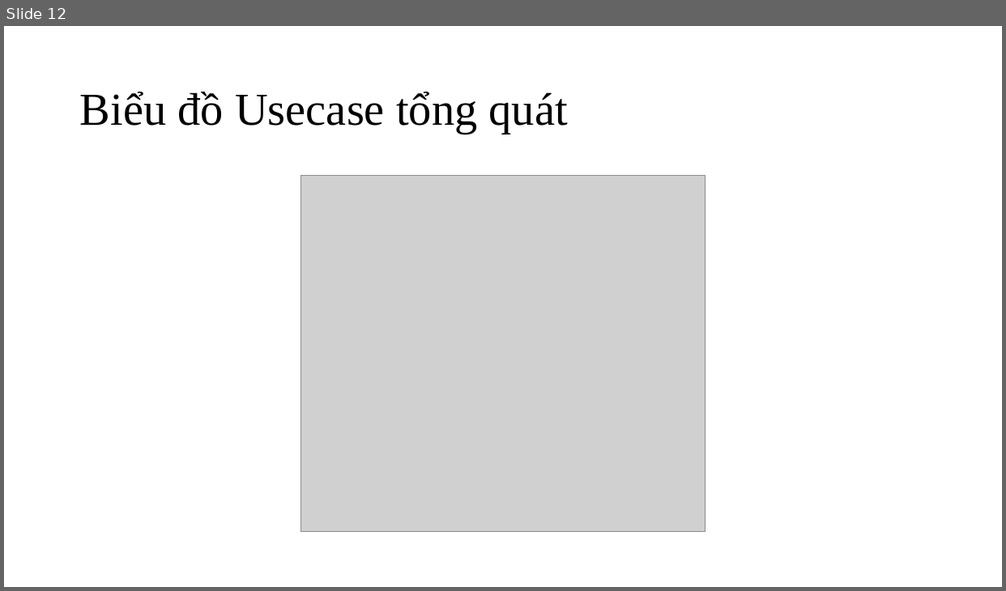
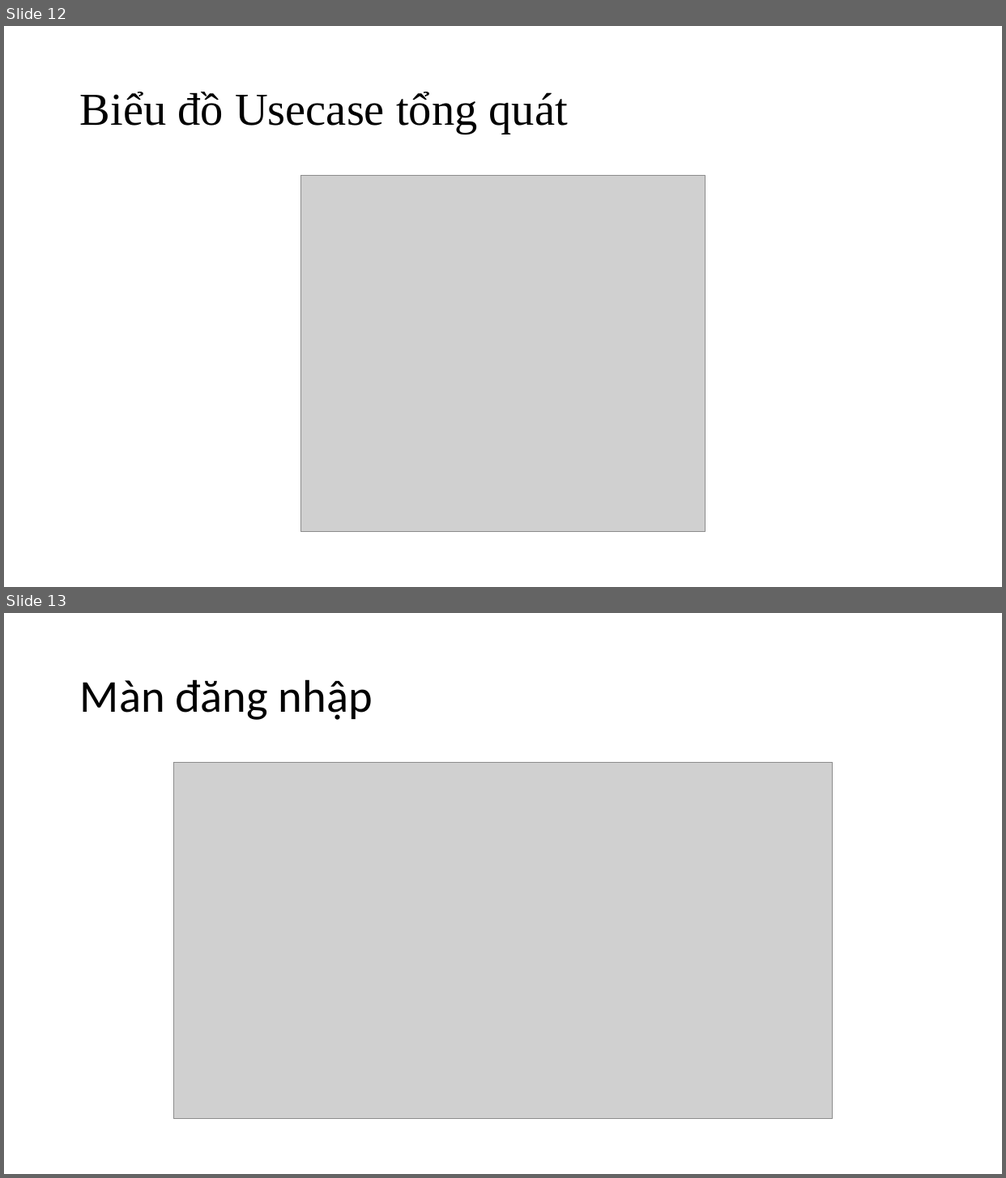
Before and after one commit to HauTrann/Graduation-Project, a slide deck: ProjectDocuments/week1/BaoCaoTuan1.pptx. Shown one above the other, each under a label of ours: slide 12 before the commit, slides 12 and 13 after it. The pictures are 1006x591 and 1006x1178 pixels, drawn with LibreOffice and Linux fonts; fonts in the diff are those of the drawing; grey boxes stand for pictures. Boxes give left, top, right and bottom in pixels: in the first picture for what was removed or moved away, otherwise in the second. Text is boxed around its words. In the diff, an @@ line names an element or a change of style, - is before the commit and + after.

```diff
--- a/ProjectDocuments/week1/BaoCaoTuan1.pptx
+++ b/ProjectDocuments/week1/BaoCaoTuan1.pptx
@@ slide 13 added at bbox=[4, 613, 1002, 1174], background #FFFFFF @@
@@ title added at bbox=[80, 679, 373, 720], 44 pt, text #000000 @@
+Màn đăng nhập
@@ picture added at bbox=[173, 763, 833, 1119] @@
```
Also in this commit, not shown: 1 slide changed, 1 other slide added, 1 slide removed, 4 other files.
